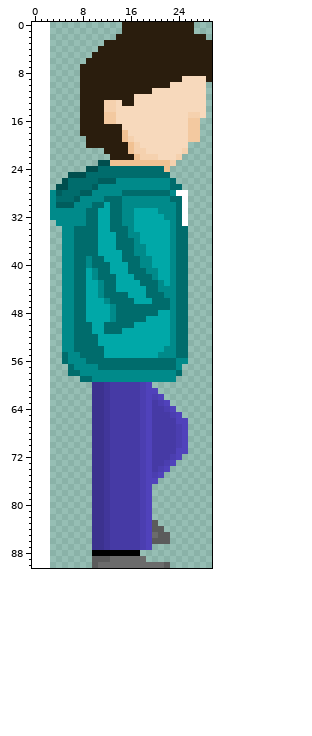
Two versions of one sprite sheet, assets/images/testLvl/Nick_walk_2.png. That is the earlier state.
The file is 29x91 pixels. The old version is drawn lined up with the new one, on the new canvas.
The same view after the edit:
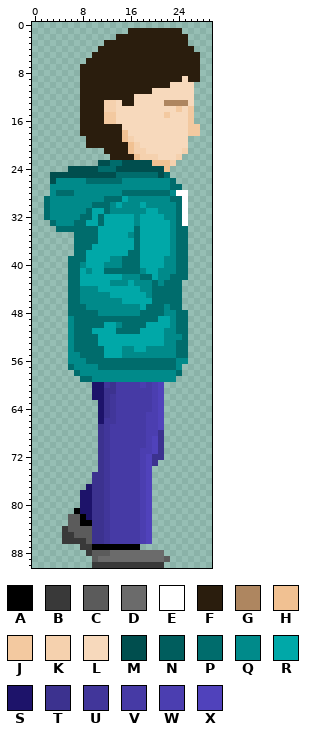
Palette (. is transparent): A #000000  B #393939  C #5b5b5b  D #6b6b6b  E #ffffff  F #2a1d0d  G #ae8660  H #f1c192  J #f3c9a0  K #f5d1ae  L #f7d9bc  M #004e4e  N #005d5d  P #006c6c  Q #008a8a  R #00a8a8  S #1d136a  T #3c328f  U #41369a  V #463aa5  W #4b3eb0  X #5042bb
Change:
canvas 29x91 -> 30x91, the old top-left corner now at 3,0 (the part of the old canvas that was cut away was empty and is not shown)
Changed rows in their new state; - is an unchanged pixel.
first column x 15:
 0 ............---
 1 .---------..---
 2 -----------...-
 3 -----------....
 4 ------------...
 5 -------------..
 6 -------------..
 7 -------------..
 8 -------------..
 9 -----------FF..
10 ------------..-
11 ------------..-
12 ------------..-
13 -------GGGG-..-
14 ---------J-J..-
15 -------J---J..-
16 ------------.--
19 -----------..--
first column x 2:
23 -----------PPMMMMM------
24 ----MMM-----MMMMMMMM----
25 -MMM---MMMMM-------M----
26 -MQQQQQ--PPPP-----------
27 -QQQQQQQQ---------------
28 --P--QQQ----------------
29 P-QQQQ-------R----------
30 P-QQQ-----PQR---R-------
31 P-------R-PQQ--QQ-------
32 P-----P-RP-RRRRQ--------
33 -P---PPRRP-RRRRQ--------
34 --PPP------RRRRP--------
35 ---..-------RR-P--------
36 ---..-------RRRP--------
37 ---..---R---RRRPR-------
38 ---..--RR----R-PR-------
39 ---.P--RRR-QQ---RR--Q---
40 ---.P-QRRRQQQP--RR--Q---
41 ---.P-RQRR-PPP--QRRQQ---
42 ---.P-R-RRRR-QQQ--RQQP--
43 ---.P-R--RRQQQ-QQQ--PP-.
44 ---.P-QQQRRR----QQ-PPP-.
45 ---.P-QQQ-QRRR---Q--PP-.
46 ---.P-QQQQ-QQRR------P-.
47 ---.P--QQQQ-QQQQR---QP-.
48 ---.P--PPQQ-QQQQ---PQ---
49 ---.---PPPPP-----PP-----
50 ---.----PPRRQ--PP-------
51 ---.------RR-PPP----Q---
52 ---.----------------Q-Q-
53 ---.----------------Q---
54 ---.---------QQ--QQQ----
55 ---.---------QQQQQQ-----
56 ---.--------------------
58 ----.-------------------
60 --------SS-T-----VWX----
61 --------SSTT----VVWX----
62 --------SSTU----VV------
63 --------.STU----VVWX.---
64 --------.STU----VVWX..--
65 --------.STU----VWWX...-
66 --------.S-U----VWWX....
67 --------.-------VWWX....
68 --------.-------VWWT....
69 --------.-------VWXT....
70 --------.-------VWXT....
71 --------.--------WXT....
72 --------.---------TT...-
73 --------.---------T...--
74 --------.---------...---
75 ------------------..----
76 ------------------.-----
77 -------S----------------
78 ------SS----------------
79 ------SS----------------
80 ------SS----------------
81 -----ASS----------------
82 ----CCAS----------------
83 ----CCAA----------.-----
84 ---BCCCC----------..----
85 ---BBCCC----------...---
86 ---BBBBC----------...---
87 ------BBAAAAAAAA..------
88 -------BCCCDDDDDDDDD----
89 ---------DD------DDDC---
90 --------BBBBBBBBBBBB.---
Boxes around the changes in both pictures, in picture pixels (x1, y1, x2, y2):
changed: (122, 22, 212, 142)
changed: (44, 160, 188, 568)
